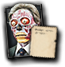
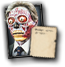
The second 65x67 image is a revision of the first. Changes to its layers:
removed layer "Layer 1 copy" over [0,0,64,67]
added group "Group 1" with 4 layers above "advisor-base2" over [0,0,62,67]
added layer "image-removebg-preview - 2024-02-19T191021.850" in group "Group 1" over [3,0,39,58]
renamed "image-removebg-preview - 2024-02-19T191021.850" to "image-removebg-preview - 2024-02-03T105201.721", hid it, moved it into group "Group 1", painted on it, unmasked it over [0,3,52,67]
renamed "Minister Background" to "advisor-base2", moved it above "Layer 1", painted on it over [0,0,64,67]
painted on "Layer 1" over [0,0,64,67]
